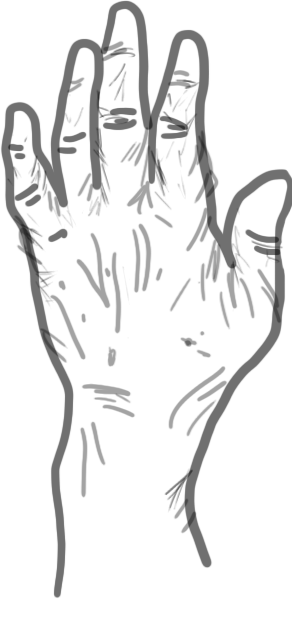
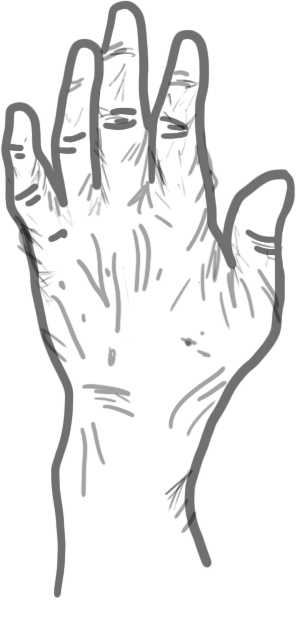
Layer changes from the first (306, 621) image to the second:
painted on "Layer 1" over [left=7, top=44, right=296, bottom=269]
